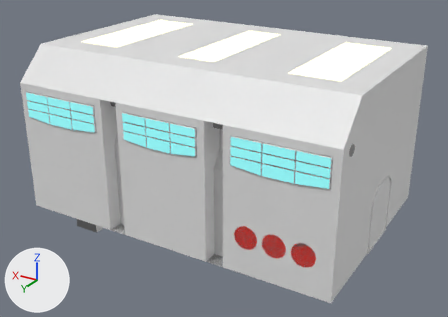
A saved change to the FBX model RobotTrainingGame/Assets/Models/MapOutline.fbx.
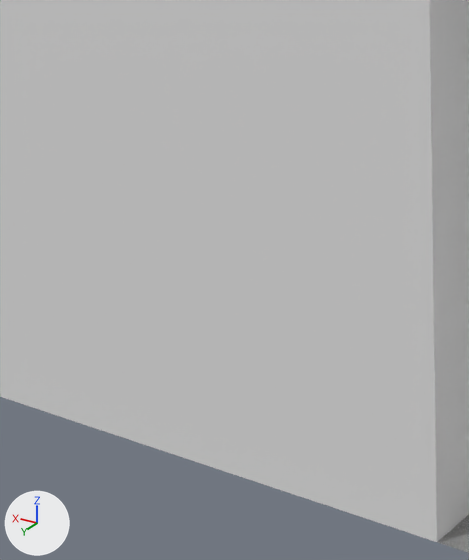
The first picture shows the older version from a 50 mm camera at (-2.76, 4.62, 2.76) aimed at (0.04, -0.06, 0.42). The close-ups show both versions on the part from 28% to 47% of the width and 51% to 84% of the height of that picture. Arrows for +X, +Y and +Z are at lower left; the lights stay in place. Where no turn or scale is listed for an object, it has been applied to the vertices.

Objects in the first close-up: 'Room'.
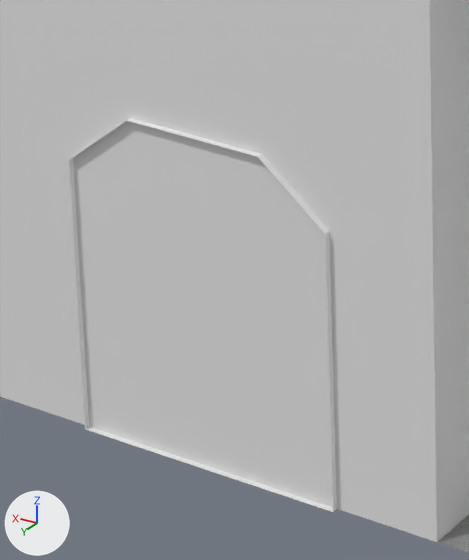
Changed parts and their boxes [x1, y1, x2, y2] in the close-ups (469 x 560 px):
'Door', moved, turned (not visible before): after [69, 118, 337, 512]

Edits to the bpy script that builds the scene:
```text
Change ob_door:
    ob_door.location: (-1.5, -0.027, 0.0) -> (0.0, 1.0, 0.0)
    ob_door.rotation_euler: (1.571, 0.0, 1.571) -> (1.571, 0.0, 0.0)  # degrees (90, 0, 90) -> degrees (90, 0, 0)
```
